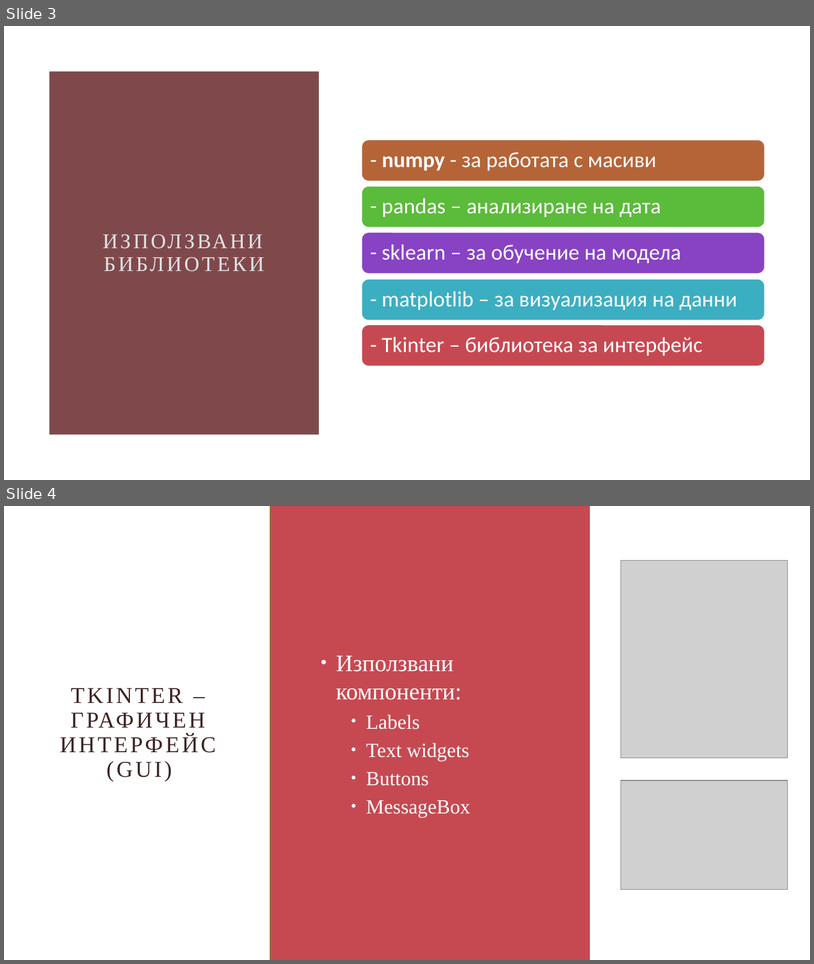
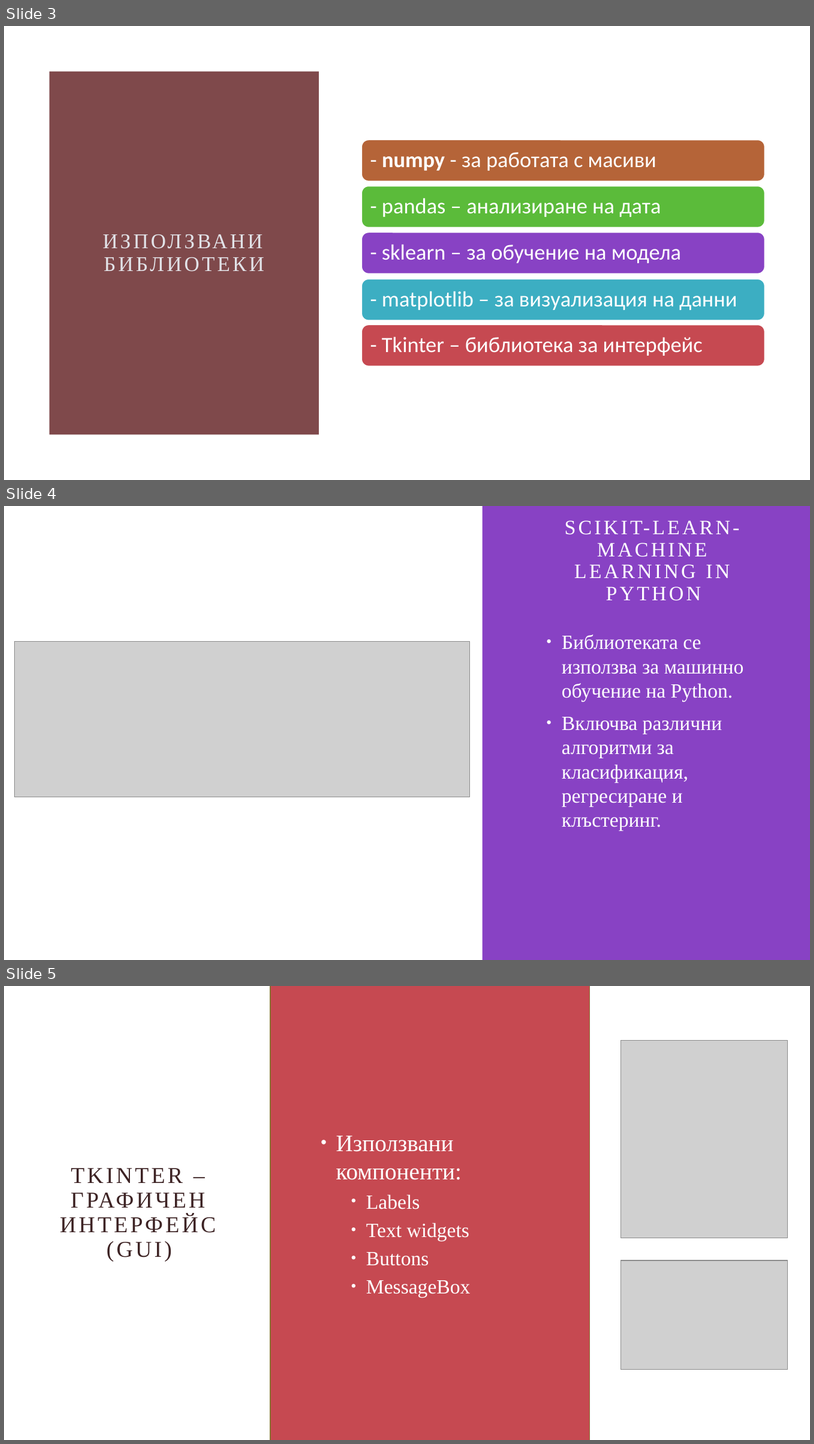
Before and after one commit to StanimirRaykov/MovieRecommendation, a slide deck: Презентация AI(недовършена).pptx. Shown one above the other, each under a label of ours: slides 3 and 4 before the commit, slides 3, 4 and 5 after it. The pictures are 814x964 and 814x1444 pixels, drawn with LibreOffice and Linux fonts; fonts in the diff are those of the drawing; grey boxes stand for pictures. Boxes give left, top, right and bottom in pixels: in the first picture for what was removed or moved away, otherwise in the second. Text is boxed around its words. In the diff, an @@ line names an element or a change of style, - is before the commit and + after.

```diff
--- a/Презентация AI(недовършена).pptx
+++ b/Презентация AI(недовършена).pptx
@@ slide 4 added at (4,506,810,960), background #FFFFFF @@
@@ rectangle added at (483,506,810,960), fill #8842C4 @@
@@ title added at (575,543,730,601), 24.3 pt, text #FFFFFF @@
+SCIKIT-LEARN- MACHINE LEARNING IN PYTHON
@@ picture added at (15,642,470,797) @@
@@ text added at (562,634,744,831), 24 pt, text #FFFFFF @@
+• Библиотеката се използва за машинно обучение на Python.
+• Включва различни алгоритми за класификация, регресиране и клъстеринг.
@@ what was slide 4 is now slide 5 @@
```
